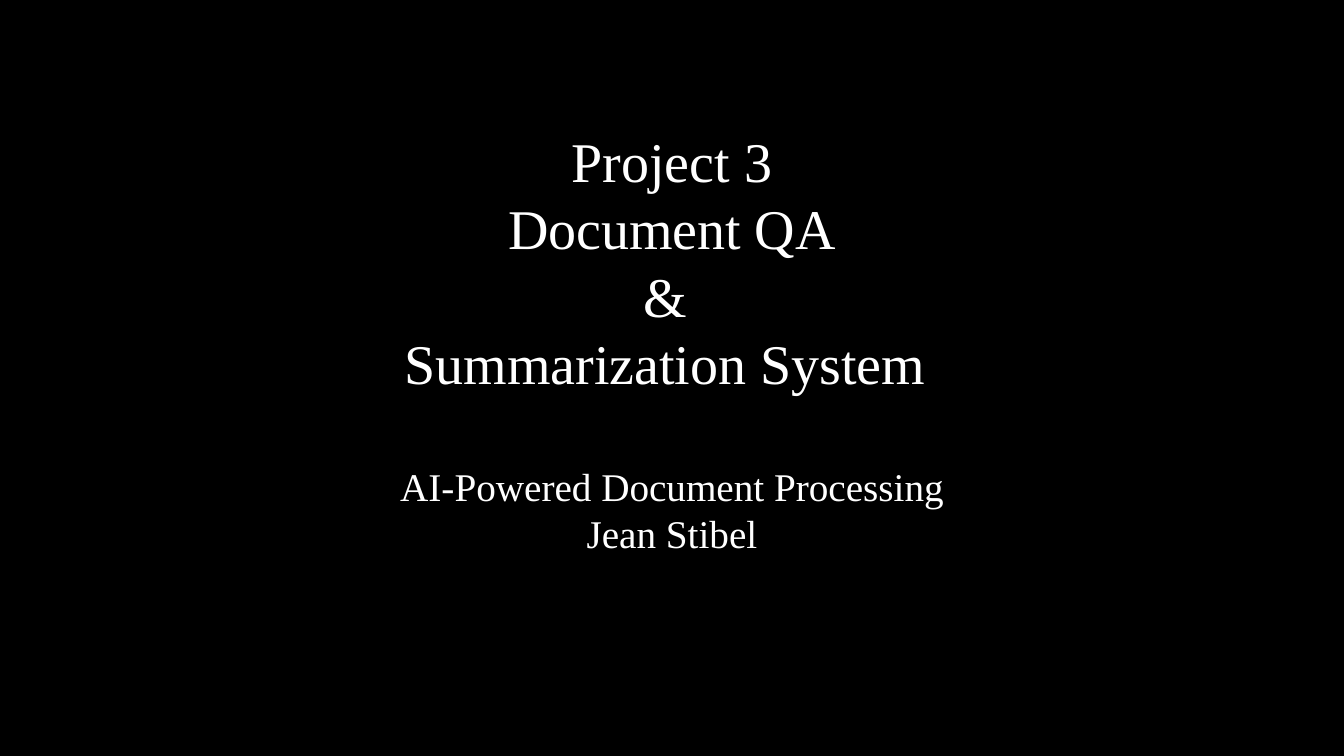
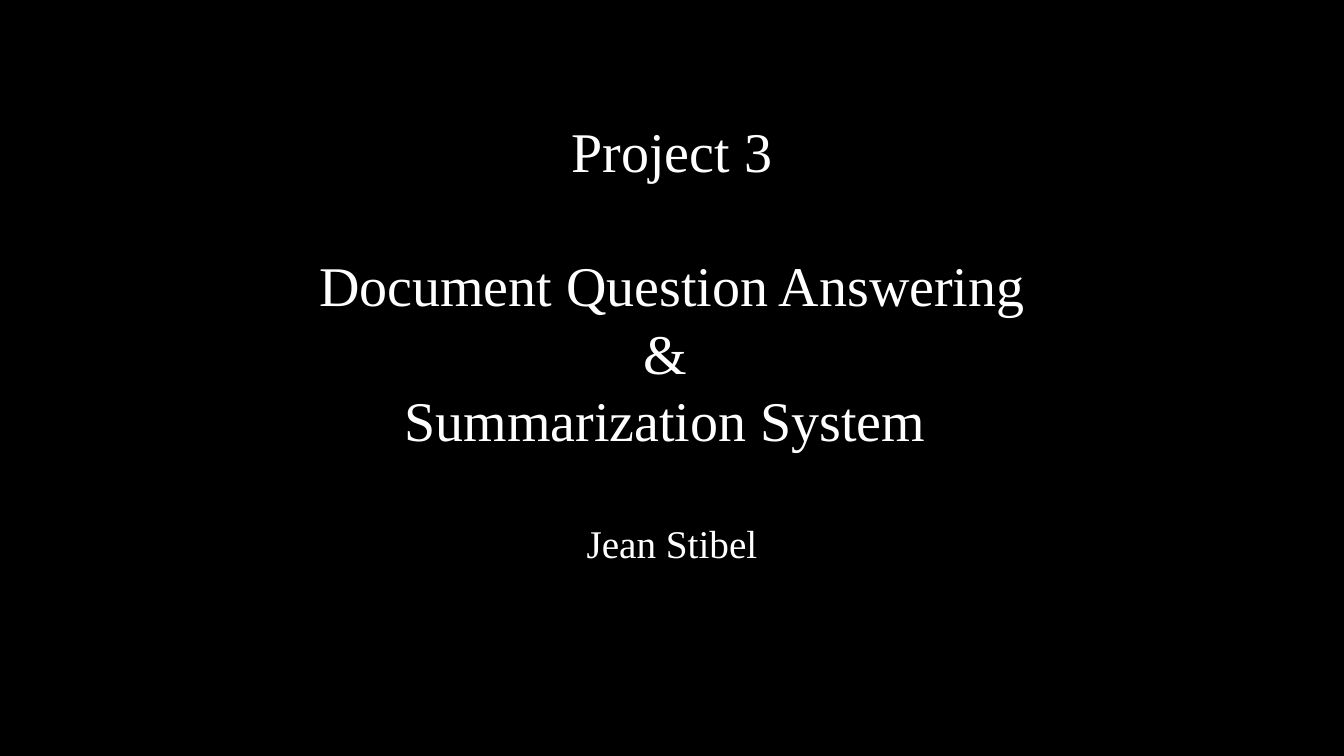
Before and after one commit to jeanstibel/project_03, a slide deck: slide 1 of Presentation_03.pptx. Drawn at 1344x756 pixels with LibreOffice and Linux fonts; fonts in the diff are those of the drawing; background and template pictures are left out. Boxes give left, top, right and bottom in pixels: in the first picture for what was removed or moved away, otherwise in the second. Text is boxed around its words. In the diff, an @@ line names an element or a change of style, - is before the commit and + after.

```diff
--- a/Presentation_03.pptx
+++ b/Presentation_03.pptx
@@ text "Project 3": place and size @@
-text "Project 3" at bbox=[400, 145, 944, 549]
+text "Project 3" at bbox=[319, 135, 1024, 559]
@@ text at bbox=[319, 269, 1024, 317]: text changed @@
-Document QA
+Document Question Answering
@@ text at bbox=[400, 473, 944, 509]: paragraph removed @@
-AI-Powered Document Processing
```
Also in this commit, not shown: 1 other file.
